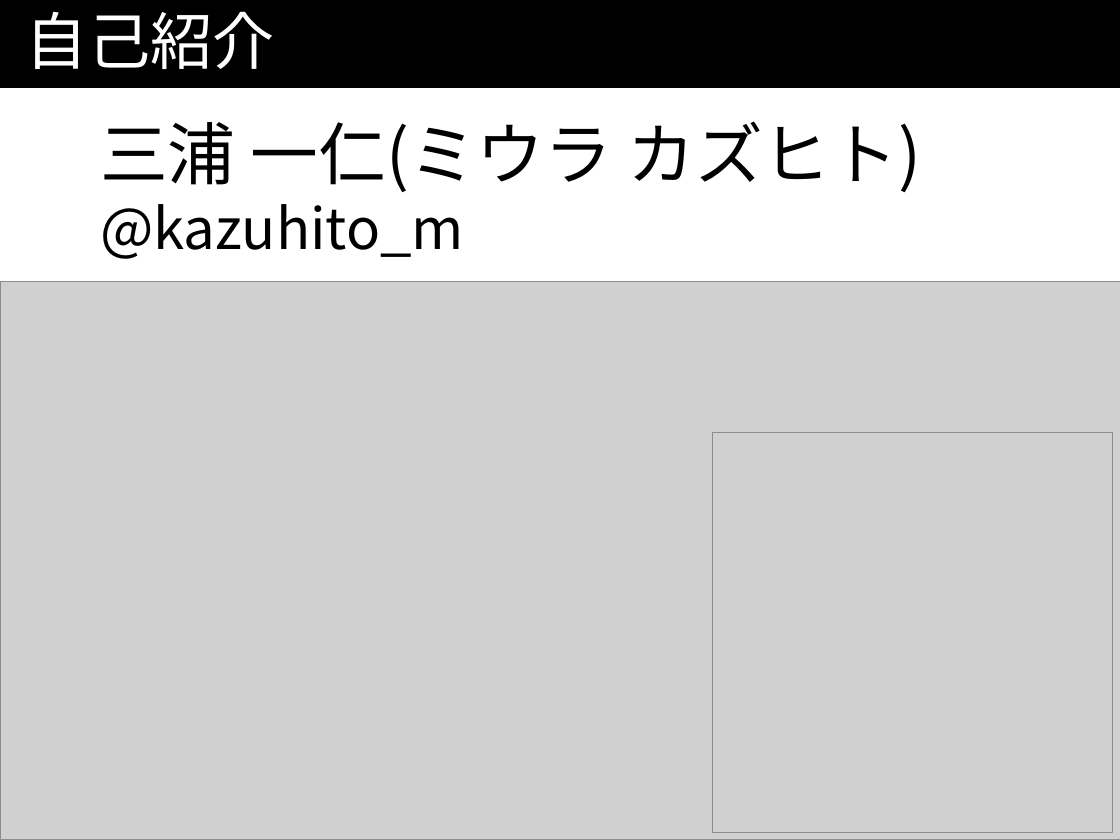
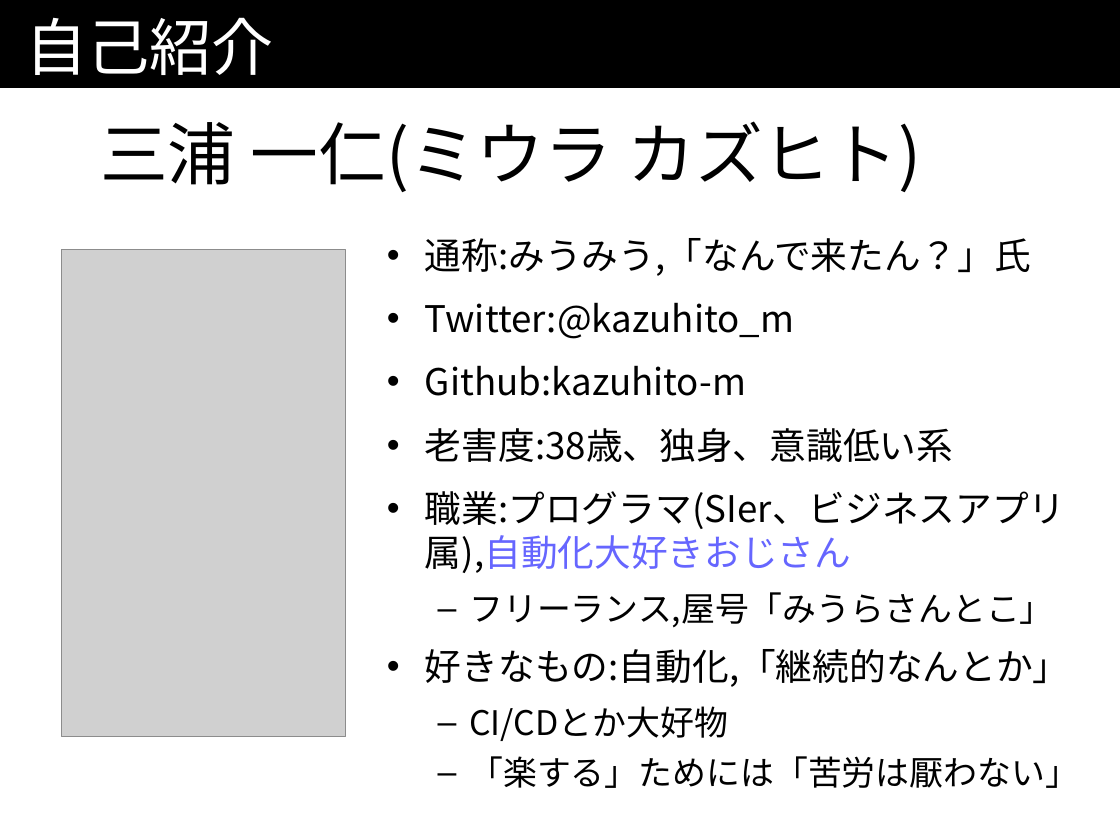
Before and after one commit to kazuhito-m/kazuhito-m.github.io, a slide deck: slide 9 of _drafts/comcamp2016.odp (slide 3 before the commit). Drawn at 1120x840 pixels with LibreOffice and Linux fonts; fonts in the diff are those of the drawing; grey boxes stand for pictures. Boxes give left, top, right and bottom in pixels: in the first picture for what was removed or moved away, otherwise in the second. Text is boxed around its words. In the diff, an @@ line names an element or a change of style, - is before the commit and + after.

```diff
--- a/_drafts/comcamp2016.odp
+++ b/_drafts/comcamp2016.odp
@@ title "自己紹介": place and size @@
-title "自己紹介" at bbox=[26, 11, 274, 69]
+title "自己紹介" at bbox=[25, 17, 273, 75]
@@ text at bbox=[100, 121, 921, 192]: text changed @@
-三浦 一仁(ミウラ カズヒト)
-@kazuhito_m
+三浦 一仁(ミウラ カズヒト)
@@ text added at bbox=[425, 238, 1079, 788], 26 pt, text #000000 @@
+• 通称:みうみう,「なんで来たん？」氏
+• Twitter:@kazuhito_m
+• Github:kazuhito-m
+• 老害度:38歳、独身、意識低い系
+• 職業:プログラマ(SIer、ビジネスアプリ属),自動化大好きおじさん
+  – フリーランス,屋号「みうらさんとこ」
+• 好きなもの:自動化,「継続的なんとか」
+  – CI/CDとか大好物
+  – 「楽する」ためには「苦労は厭わない」
@@ picture: place and size @@
-picture at bbox=[0, 282, 1120, 840]
+picture at bbox=[62, 250, 347, 738]
@@ picture removed at bbox=[713, 433, 1114, 833] @@
```
Also in this commit, not shown: 2 other slides changed, 14 slides added, 3 slides removed.
